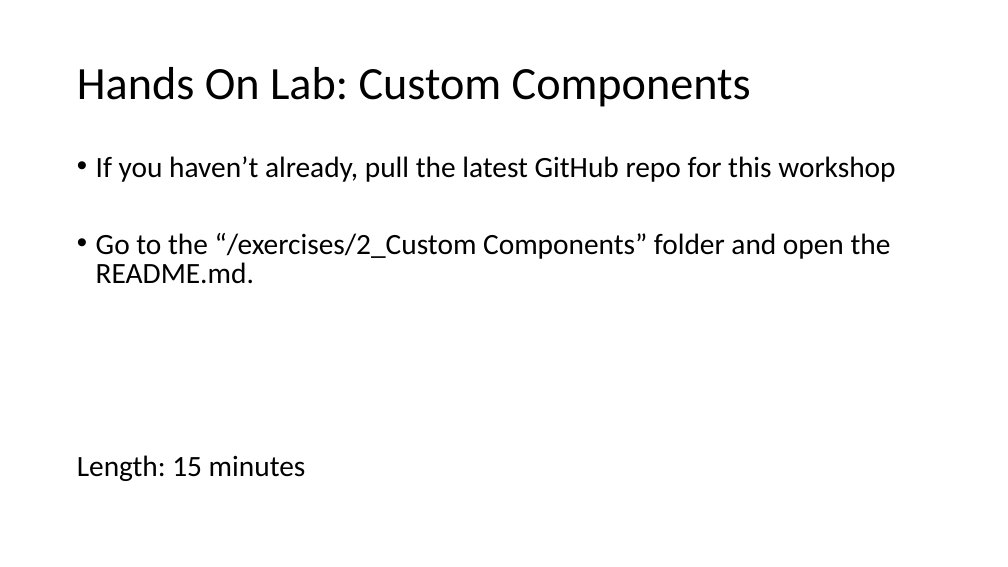
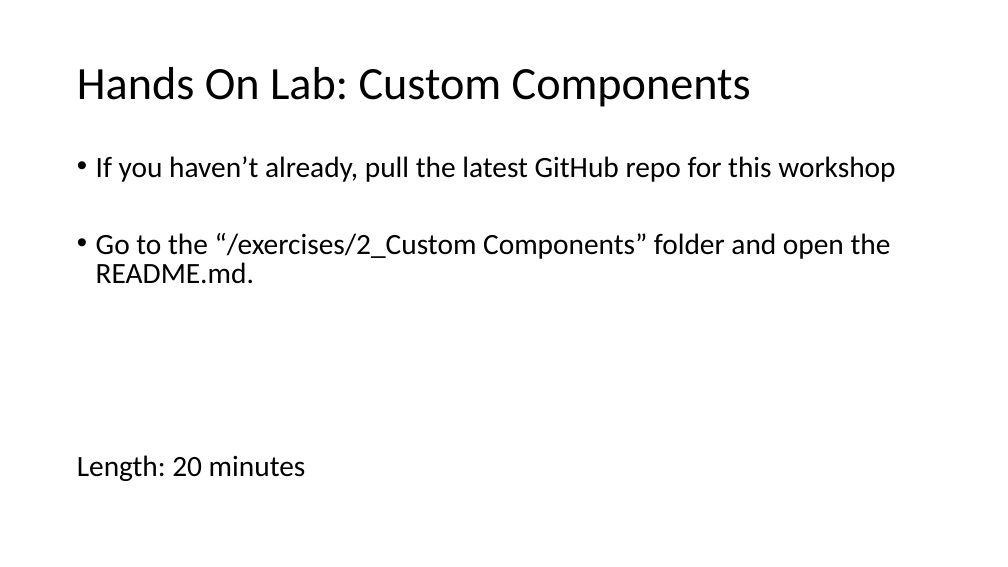
Before and after one commit to 1kevgriff/Workshop-SPA-with-ASPNETCORE-VueJS, a slide deck: slide 23 of Slides/3_VueJS.pptx. Drawn at 1008x567 pixels with LibreOffice and Linux fonts; fonts in the diff are those of the drawing. Boxes give left, top, right and bottom in pixels: in the first picture for what was removed or moved away, otherwise in the second. Text is boxed around its words. In the diff, an @@ line names an element or a change of style, - is before the commit and + after.

```diff
--- a/Slides/3_VueJS.pptx
+++ b/Slides/3_VueJS.pptx
@@ text at (77, 455, 306, 481): text changed @@
-Length: 15 minutes
+Length: 20 minutes
```
Also in this commit, not shown: 2 other slides changed, 12 other files.
